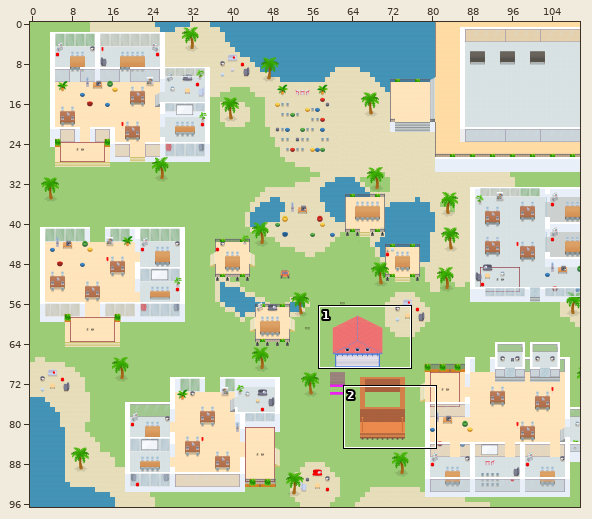
Level history. Tiled map (JSON): wa-allianz-OM.tmj. The first picture is a wide view before the edit; the outline marks the close-up.
Close-up. Earlier state:
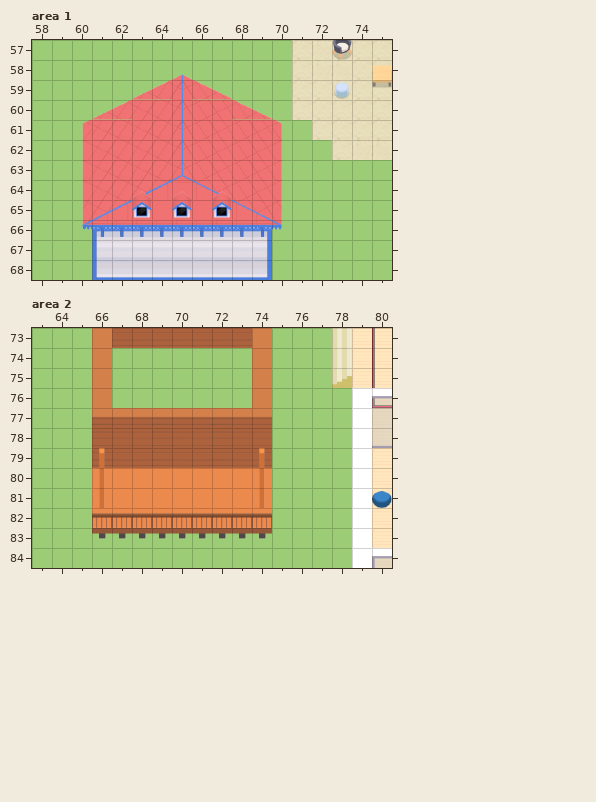
Cells are 32x32 px. Shown: area 1 x 58..75, y 57..68; area 2 x 63..80, y 73..84. The commit also changed other parts of the map, which this record leaves out.
After:
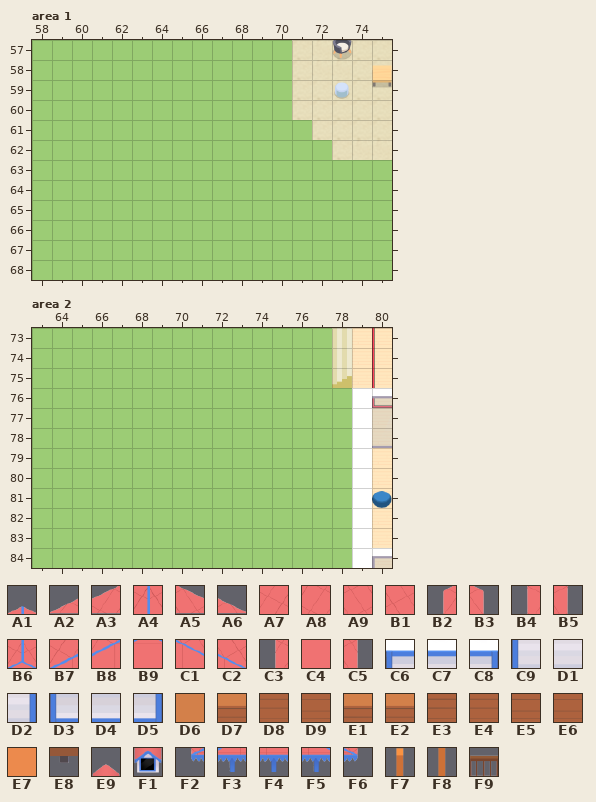
Key: from "Chunk 2": A1 44, A2 45, A3 46, A4 47, A5 48, A6 49, A7 50, A8 51, A9 52, B1 53, B2 55, B3 56, B4 57, B5 58, B6 59, B7 60, B8 61, B9 62, C1 63, C2 64, C3 65, C4 66, C5 67, C6 68, C7 69, C8 70, C9 71, D1 72, D2 73, D3 74, D4 75, D5 76, D6 81, D7 82, D8 86, D9 87, E1 92, E2 93, E3 94, E4 95, E5 96, E6 97, E7 98, E8 100, E9 128, F1 130, F2 131, F3 132, F4 133, F5 134, F6 135, F7 136, F8 137, F9 139.
__ is an empty cell, .. an unchanged one.
Difference:
--- layer "above/above1", area 1
@@ x 60..70 @@
-58 .. .. .. .. .. A1 .. .. .. .. ..
-59 .. .. .. A2 A3 A4 A5 A6 .. .. ..
-60 .. A2 A3 A7 A8 A4 A9 B1 A5 A6 ..
-61 B2 A7 A8 A7 A8 A4 A9 B1 A9 B1 B3
-62 B4 A7 A8 A7 A8 A4 A9 B1 A9 B1 B5
-63 B4 A7 A8 A7 A8 B6 A9 B1 A9 B1 B5
-64 B4 A7 A8 B7 B8 B9 C1 C2 A9 B1 B5
-65 C3 B7 B8 B9 C4 C4 C4 B9 C1 C2 C5
-66 .. C6 C7 C7 C7 C7 C7 C7 C7 C8 ..
-67 .. C9 D1 D1 D1 D1 D1 D1 D1 D2 ..
-68 .. D3 D4 D4 D4 D4 D4 D4 D4 D5 ..
+58 .. .. .. .. .. __ .. .. .. .. ..
+59 .. .. .. __ __ __ __ __ .. .. ..
+60 .. __ __ __ __ __ __ __ __ __ ..
+61 __ __ __ __ __ __ __ __ __ __ __
+62 __ __ __ __ __ __ __ __ __ __ __
+63 __ __ __ __ __ __ __ __ __ __ __
+64 __ __ __ __ __ __ __ __ __ __ __
+65 __ __ __ __ __ __ __ __ __ __ __
+66 .. __ __ __ __ __ __ __ __ __ ..
+67 .. __ __ __ __ __ __ __ __ __ ..
+68 .. __ __ __ __ __ __ __ __ __ ..
--- layer "above/above2", area 1
@@ x 60..70 @@
-64 .. .. .. E9 .. E9 .. E9 .. .. ..
-65 .. .. .. F1 .. F1 .. F1 .. .. ..
-66 F2 F3 F4 F4 F4 F4 F4 F4 F4 F5 F6
+64 .. .. .. __ .. __ .. __ .. .. ..
+65 .. .. .. __ .. __ .. __ .. .. ..
+66 __ __ __ __ __ __ __ __ __ __ __
--- layer "above/above1", area 2
@@ x 66..74 @@
-73 D6 D9 D9 D9 D9 D9 D9 D9 D6
-74 D6 .. .. .. .. .. .. .. D6
-75 D6 .. .. .. .. .. .. .. D6
-76 D6 .. .. .. .. .. .. .. D6
-77 E1 E2 D7 E1 E2 D7 E1 E2 D7
-78 E3 E4 D8 E3 E4 D8 E3 E4 D8
-79 E5 E6 D9 E5 E6 D9 E5 E6 D9
-80 E7 E7 E7 E7 E7 E7 E7 E7 E7
-81 E7 E7 E7 E7 E7 E7 E7 E7 E7
-82 E7 E7 E7 E7 E7 E7 E7 E7 E7
-83 E8 E8 E8 E8 E8 E8 E8 E8 E8
+73 __ __ __ __ __ __ __ __ __
+74 __ .. .. .. .. .. .. .. __
+75 __ .. .. .. .. .. .. .. __
+76 __ .. .. .. .. .. .. .. __
+77 __ __ __ __ __ __ __ __ __
+78 __ __ __ __ __ __ __ __ __
+79 __ __ __ __ __ __ __ __ __
+80 __ __ __ __ __ __ __ __ __
+81 __ __ __ __ __ __ __ __ __
+82 __ __ __ __ __ __ __ __ __
+83 __ __ __ __ __ __ __ __ __
--- layer "above/above2", area 2
@@ x 66..74 @@
-79 F7 .. .. .. .. .. .. .. F7
-80 F8 .. .. .. .. .. .. .. F8
-81 F8 .. .. .. .. .. .. .. F8
-82 F9 F9 F9 F9 F9 F9 F9 F9 F9
+79 __ .. .. .. .. .. .. .. __
+80 __ .. .. .. .. .. .. .. __
+81 __ .. .. .. .. .. .. .. __
+82 __ __ __ __ __ __ __ __ __
Boxes around the changes in both close-ups, in picture pixels (x1, y1, x2, y2):
removed: (82, 74, 282, 280)
removed: (92, 328, 272, 539)
